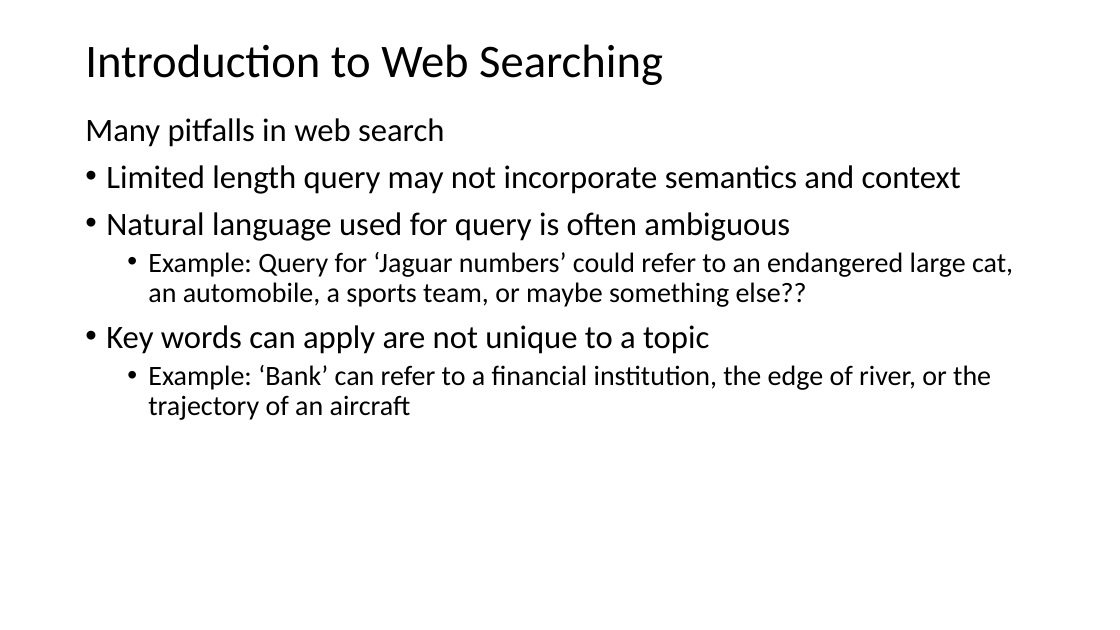
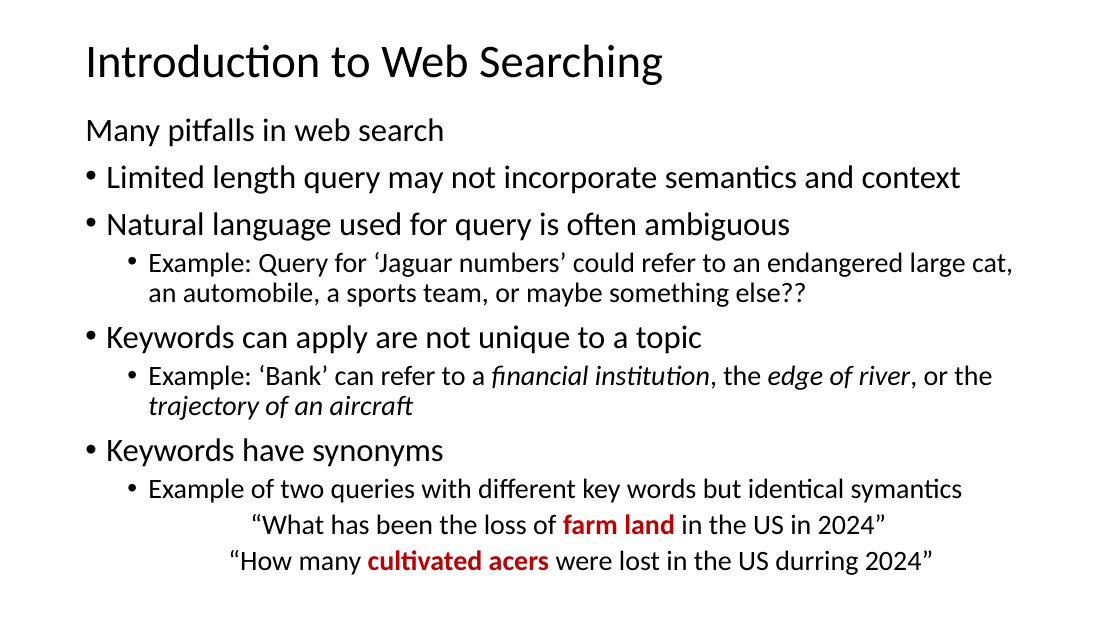
Before and after one commit to harelgabainew/school1, a slide deck: slide 5 of slides/7_DocumentWebSearching.pptx (slide 4 before the commit). Drawn at 1120x630 pixels with LibreOffice and Linux fonts; fonts in the diff are those of the drawing. Boxes give left, top, right and bottom in pixels: in the first picture for what was removed or moved away, otherwise in the second. Text is boxed around its words. In the diff, an @@ line names an element or a change of style, - is before the commit and + after.

```diff
--- a/slides/7_DocumentWebSearching.pptx
+++ b/slides/7_DocumentWebSearching.pptx
@@ text at (x1=106, y1=325, x2=702, y2=354): spaces changed @@
-• Key words can apply are not unique to a topic
+• Keywords can apply are not unique to a topic
@@ text at (x1=148, y1=365, x2=992, y2=420): italic on in "financial institution, edge of river, trajectory of ..." @@
@@ text at (x1=106, y1=438, x2=963, y2=575): paragraphs added @@
+• Keywords have synonyms
+  • Example of two queries with different key words but identical symantics
+  “What has been the loss of farm land in the US in 2024”
+  “How many cultivated acers were lost in the US durring 2024”
```
Also in this commit, not shown: 2 other slides changed, 12 slides added, 1 slide removed.
